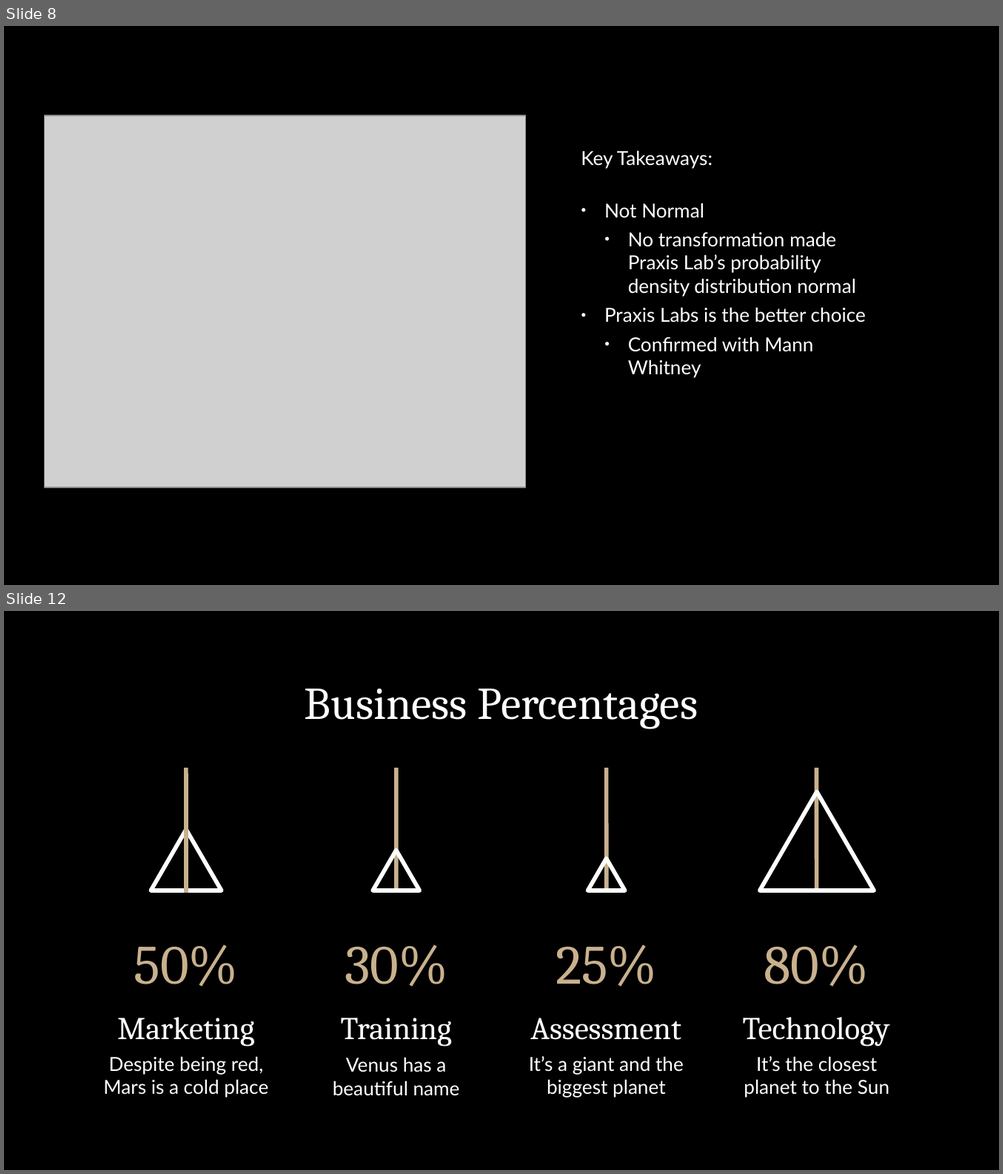
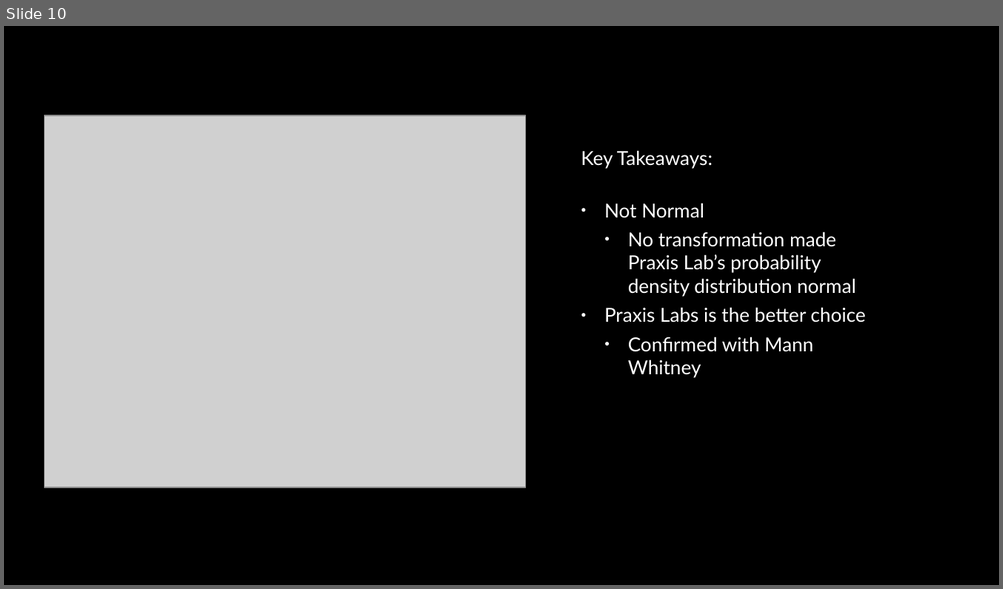
Before and after one commit to whit3am/i502_lab_results, a slide deck: reports/I502 Analysis Powerpoint.odp. Shown one above the other, each under a label of ours: slides 8 and 12 before the commit, slide 10 after it; the slides between them are not shown. The pictures are 1003x1174 and 1003x589 pixels, drawn with LibreOffice and Linux fonts; fonts in the diff are those of the drawing; grey boxes stand for pictures; background and template pictures are left out. Boxes give left, top, right and bottom in pixels: in the first picture for what was removed or moved away, otherwise in the second. Text is boxed around its words. In the diff, an @@ line names an element or a change of style, - is before the commit and + after.

```diff
--- a/reports/I502 Analysis Powerpoint.odp
+++ b/reports/I502 Analysis Powerpoint.odp
@@ slide 12 removed at [4,611,999,1170], background picture (left out) @@
@@ title removed at [304,689,698,729] @@
-Business Percentages
@@ line removed from (186, 892) to (186, 768) @@
@@ line removed from (396, 892) to (396, 768) @@
@@ line removed from (606, 892) to (606, 768) @@
@@ line removed from (817, 892) to (817, 768) @@
@@ triangle removed at [759,792,874,891] @@
@@ triangle removed at [151,830,222,891] @@
@@ triangle removed at [373,851,420,891] @@
@@ triangle removed at [588,859,625,891] @@
@@ title removed at [134,945,238,987] @@
-50%
@@ title removed at [344,945,447,987] @@
-30%
@@ title removed at [555,945,657,987] @@
-25%
@@ title removed at [764,945,868,987] @@
-80%
@@ subtitle removed at [117,1017,254,1047] @@
-Marketing
@@ subtitle removed at [341,1018,452,1047] @@
-Training
@@ subtitle removed at [530,1018,681,1040] @@
-Assessment
@@ subtitle removed at [743,1017,890,1047] @@
-Technology
@@ subtitle removed at [103,1056,268,1098] @@
-Despite being red, Mars is a cold place
@@ subtitle removed at [333,1057,460,1096] @@
-Venus has a
-beautiful name
@@ subtitle removed at [529,1056,683,1098] @@
-It’s a giant and the biggest planet
@@ subtitle removed at [743,1056,889,1098] @@
-It’s the closest planet to the Sun
@@ what was slide 8 is now slide 10 @@
```
Also in this commit, not shown: 6 slides changed, 3 slides added, 4 other slides removed, 1 other file.
